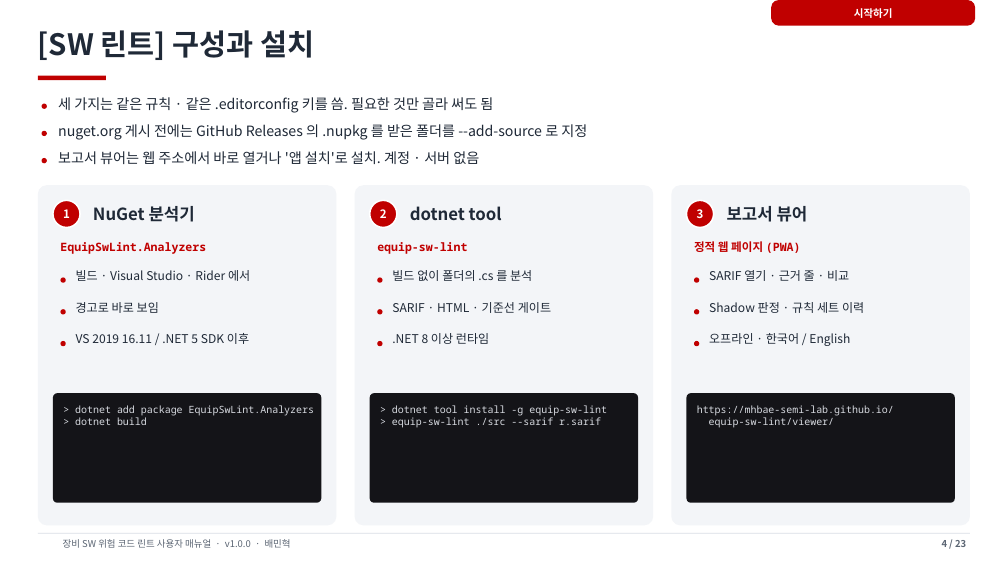
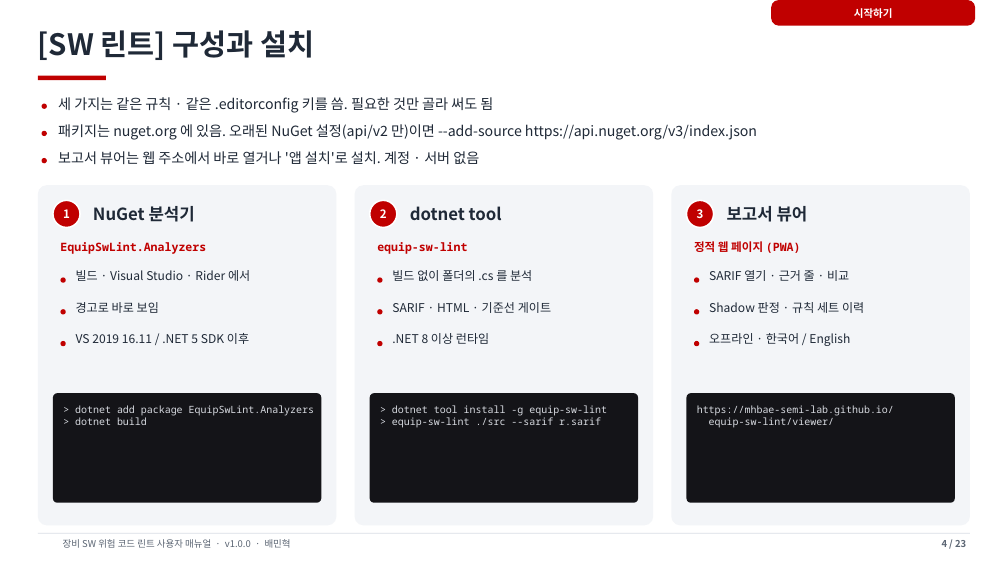
Before and after one commit to mhbae-semi-lab/equip-sw-lint, a slide deck: slide 4 of docs/manual/Equip-SW-Lint-User-Manual-ko.pptx. Drawn at 1008x567 pixels with LibreOffice and Linux fonts; fonts in the diff are those of the drawing; background and template pictures are left out. Boxes give left, top, right and bottom in pixels: in the first picture for what was removed or moved away, otherwise in the second. Text is boxed around its words. In the diff, an @@ line names an element or a change of style, - is before the commit and + after.

```diff
--- a/docs/manual/Equip-SW-Lint-User-Manual-ko.pptx
+++ b/docs/manual/Equip-SW-Lint-User-Manual-ko.pptx
@@ text at [58,124,757,140]: text changed @@
-nuget.org 게시 전에는 GitHub Releases 의 .nupkg 를 받은 폴더를 --add-source 로 지정
+패키지는 nuget.org 에 있음. 오래된 NuGet 설정(api/v2 만)이면 --add-source https://api.nuget.org/v3/index.json
```
Also in this commit, not shown: 5 other files.
